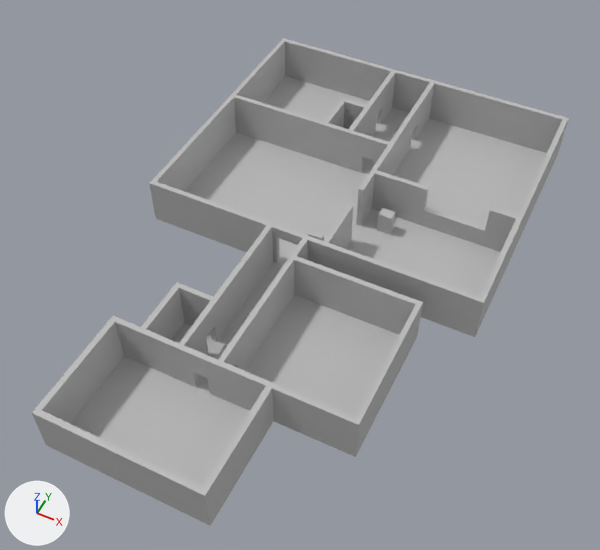
One commit to the FBX model doggame/Assets/Models/roomfbx.fbx: the scene before it, then after it.
The view is the same before and after, from a 50 mm lens placed at (0.426, -0.876, 1.067), pointed at (0.008, -0.041, 0.022). The lights are fixed; the arrows at lower left show +X, +Y and +Z. Where no turn or scale is listed for an object, it has been applied to the vertices.

The scene before the commit, as lines of its bpy script (objects in view):
```python
me_mesh = bpy.data.meshes.new('Mesh')
me_mesh.from_pydata(...)  # a box spanning x -0.0125..0.0125, y -0.005..0.005, z -0.02..0.02
me_mesh.materials.append(mat_lambert1)  # grey #bcbcbc
me_mesh_001 = bpy.data.meshes.new('Mesh.001')
me_mesh_001.from_pydata(...)  # a box spanning x -0.0125..0.0125, y -0.0093..0.0093, z -0.02..0.02
me_mesh_001.materials.append(mat_lambert1)  # grey #bcbcbc
me_mesh_002 = bpy.data.meshes.new('Mesh.002')
me_mesh_002.from_pydata(...)  # 278 vertices, 191 faces; spans x -0.298..0.312, y -0.485..0.493, z 0.0..0.087
me_mesh_002.materials.append(mat_lambert1)  # grey #bcbcbc
ob_base_door = bpy.data.objects.new('base_door', me_mesh)
ob_base_door.location = (-0.002, 0.041, 0.02)
ob_building6 = bpy.data.objects.new('building6', me_mesh_002)
ob_building6.location = (0.0, 0.0, 0.0)
ob_pasted__base_door = bpy.data.objects.new('pasted__base_door', me_mesh_001)
ob_pasted__base_door.location = (0.088, 0.145, 0.02)
```
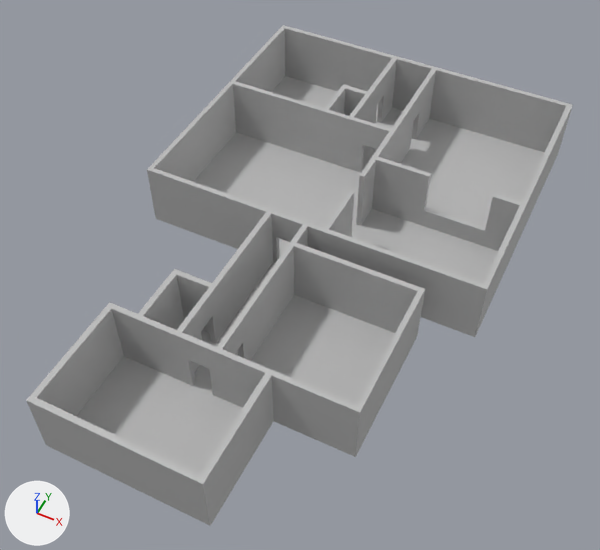
Where the change shows, as pixel boxes [x1, y1, x2, y2] in the pictures (600 x 550 px):
'building6', reshaped
    before: [32, 38, 569, 526]
    after: [26, 25, 573, 526]
'pasted__base_door', deleted
    before: [377, 208, 396, 235]
'base_door', hidden
    before: [308, 231, 324, 241]

What changed in the scene script:
```text
Change me_mesh_002:
    used by ob_building6; location = (0.0, 0.0, 0.0)
    remove me_mesh_002.from_pydata(...)  # 278 vertices, 191 faces; spans x -0.298..0.312, y -0.485..0.493, z 0.0..0.087
    add me_mesh_002.from_pydata(...)  # 278 vertices, 191 faces; spans x -0.298..0.312, y -0.485..0.493, z 0.0..0.118
    me_mesh_002 part 1: 153 of 278 vertices moved; they spanned x -0.298..0.312, y -0.485..0.493, z 0.0..0.087 and now span x -0.298..0.312, y -0.485..0.493, z 0.0..0.118; mean shift (0.0, 0.001, 0.027); largest move (0.011, -0.259, 0.04) -> (0.011, -0.237, 0.068)
Change ob_base_door:
    add ob_base_door.hide_viewport = True
Remove ob_pasted__base_door:
    ob_pasted__base_door = bpy.data.objects.new('pasted__base_door', me_mesh_001)
    ob_pasted__base_door.location = (0.088, 0.145, 0.02)
```
